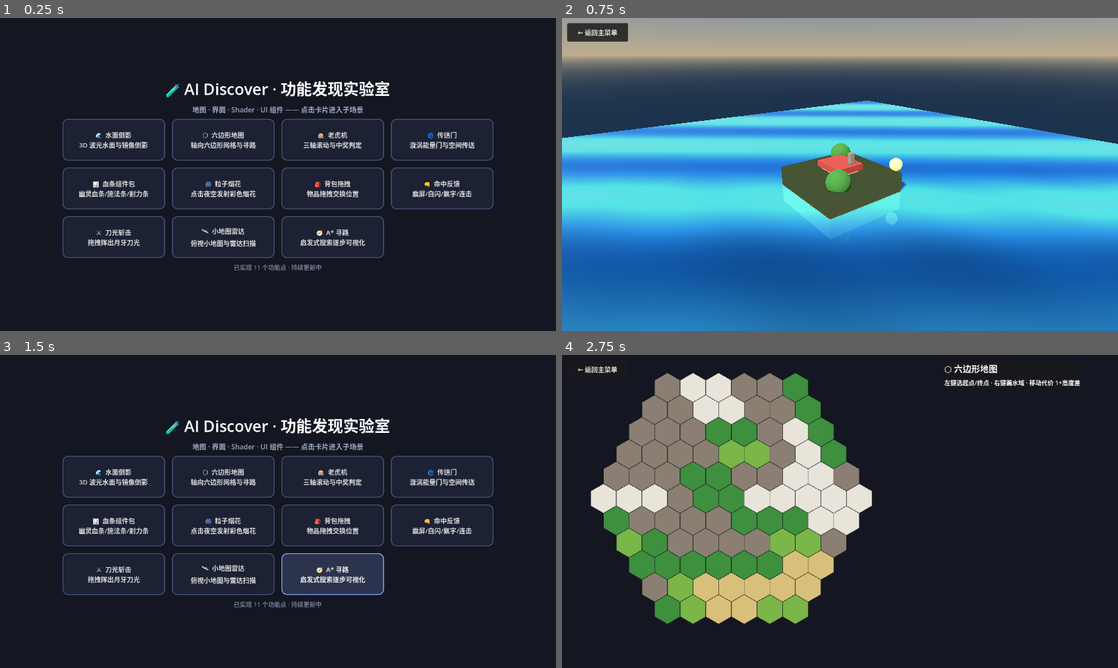
Above: before the commit, frames 1-4 (two rows, left to right).
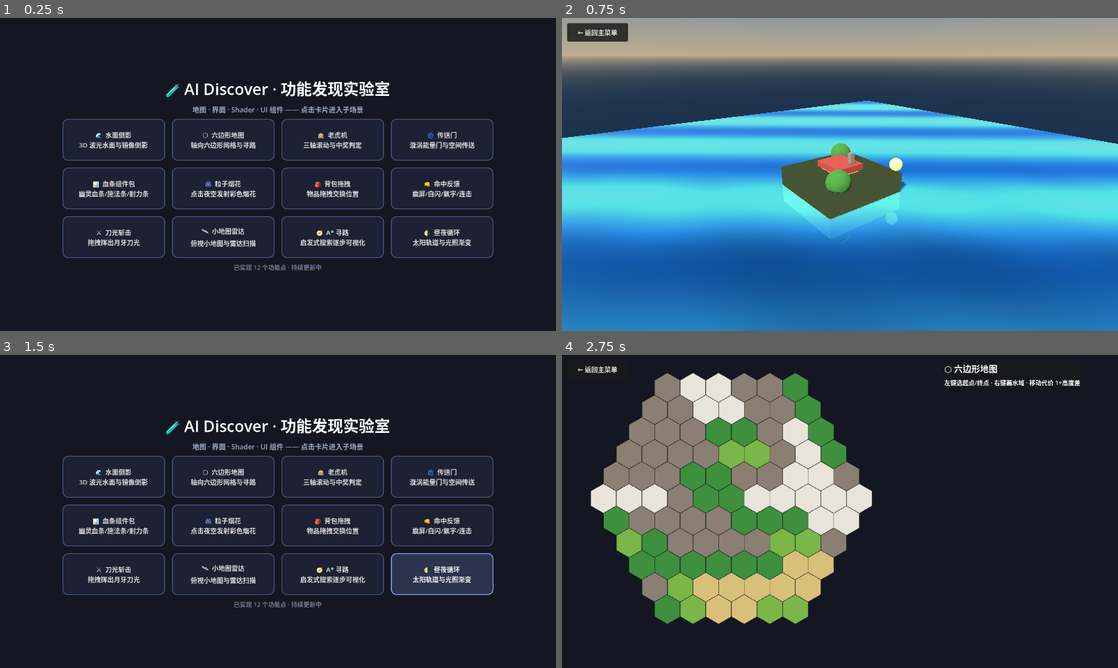
Above: after the commit, the same moments.

Repository: richardkiwilee/pyFramework
Game: Godot game, scene res://scenes/menu.tscn
Same seed, same stepped clock (60 frames per second), same inputs: the game is played once before the commit and once after it.
Inputs:
- Up to frame 1 (0.25 s): no input
- Up to frame 2 (0.75 s): click "🌊 水面倒影 3D 波光水面与镜像倒影" at 0.5 s
- Up to frame 3 (1.5 s): click "← 返回主菜单" at 1.25 s
- Up to frame 4 (2.75 s): click "⬡ 六边形地图 轴向六边形网格与寻路" at 2 s

The runs differ from the first frame. In frame 1, 0.5% of the frame differs, in the area x 46-89%, y 63-81%; in frame 2, nothing differs; in frame 3, 4.7%; in frame 4, nothing differs.

Commit message:
ai-discover: 功能12 昼夜循环——太阳轨道+天空光照渐变+夜间窗户发光
Co-Authored-By: Claude <noreply@anthropic.com>

Diff:
--- /dev/null
+++ b/ai-discover/features/daynight/daynight.gd
@@ -0,0 +1,142 @@
+extends Node3D
+## =============================================================================
+## 昼夜循环 —— 太阳轨道 + 天空/环境光/太阳色连续渐变
+## =============================================================================
+## 时间 0..1 映射为一整天：太阳沿圆周轨道运行，
+##   · 白天：蓝色天空、白色阳光、明亮环境光；
+##   · 日出日落：低角度暖橙阳光；
+##   · 夜晚：深蓝夜空、微弱月光、小屋窗户亮起自发光。
+## UI：时间滑杆（0~1 可拖动）+ 播放/暂停 + 当前时刻。
+## =============================================================================
+
+const NIGHT_SKY_TOP := Color(0.02, 0.03, 0.10)
+const DAY_SKY_TOP := Color(0.30, 0.55, 0.90)
+const NIGHT_SKY_HORIZON := Color(0.06, 0.07, 0.14)
+const DAY_SKY_HORIZON := Color(0.78, 0.82, 0.92)
+
+var _time_of_day := 0.3    # 0..1（0.25 ≈ 清晨）
+var _playing := true
+const DAY_SPEED := 0.04    # 每秒推进 4% → 25 秒一整天
+
+@onready var sun: DirectionalLight3D = $Sun
+@onready var env: WorldEnvironment = $WorldEnvironment
+@onready var slider: HSlider = $CanvasLayer/Bar/Slider
+@onready var play_btn: Button = $CanvasLayer/Bar/PlayBtn
+@onready var time_label: Label = $CanvasLayer/Bar/TimeLabel
+@onready var windows_mats: Array = []
+
+
+func _ready() -> void:
+	_build_scene()
+	slider.value_changed.connect(func(v: float) -> void: _time_of_day = v)
+	play_btn.pressed.connect(func() -> void: _playing = not _playing)
+	_apply_time()
+
+
+## 场景：地面 + 小屋（带夜光窗户）+ 树 + 栅栏
+func _build_scene() -> void:
+	var ground := MeshInstance3D.new()
+	var plane := PlaneMesh.new()
+	plane.size = Vector2(40, 40)
+	ground.mesh = plane
+	var gm := StandardMaterial3D.new()
+	gm.albedo_color = Color(0.30, 0.38, 0.26)
+	ground.material_override = gm
+	add_child(ground)
+
+	# 小屋
+	var wall := MeshInstance3D.new()
+	var bm := BoxMesh.new()
+	bm.size = Vector3(3.2, 2.2, 2.6)
+	wall.mesh = bm
+	var wm := StandardMaterial3D.new()
+	wm.albedo_color = Color(0.72, 0.58, 0.40)
+	wall.material_override = wm
+	add_child(wall)
+	wall.position = Vector3(0, 1.1, 0)
+	var roof := MeshInstance3D.new()
+	var rm := BoxMesh.new()
+	rm.size = Vector3(3.6, 0.5, 3.0)
+	roof.mesh = rm
+	var rmat := StandardMaterial3D.new()
+	rmat.albedo_color = Color(0.55, 0.22, 0.18)
+	roof.material_override = rmat
+	add_child(roof)
+	roof.position = Vector3(0, 2.45, 0)
+
+	# 夜光窗户（两个发光方块，夜晚 energy 升高）
+	for wx in [-0.9, 0.9]:
+		var win := MeshInstance3D.new()
+		var wmesh := BoxMesh.new()
+		wmesh.size = Vector3(0.7, 0.6, 0.1)
+		win.mesh = wmesh
+		var wmat := StandardMaterial3D.new()
+		wmat.albedo_color = Color(1.0, 0.85, 0.5)
+		wmat.emission_enabled = true
+		wmat.emission = Color(1.0, 0.8, 0.4)
+		win.material_override = wmat
+		add_child(win)
+		win.position = Vector3(wx, 1.3, 1.31)
+		windows_mats.append(wmat)
+
+	# 树 ×3
+	for pos in [Vector3(-5, 0, -2), Vector3(4.5, 0, -4), Vector3(-3.5, 0, 4.5)]:
+		var trunk := MeshInstance3D.new()
+		var tm := CylinderMesh.new()
+		tm.height = 2.0
+		tm.top_radius = 0.14
+		tm.bottom_radius = 0.24
+		trunk.mesh = tm
+		var tmat := StandardMaterial3D.new()
+		tmat.albedo_color = Color(0.40, 0.28, 0.18)
+		trunk.material_override = tmat
+		add_child(trunk)
+		trunk.position = pos + Vector3(0, 1.0, 0)
+		var crown := MeshInstance3D.new()
+		var cm := SphereMesh.new()
+		cm.radius = 1.0
+		cm.height = 2.0
+		crown.mesh = cm
+		var cmat := StandardMaterial3D.new()
+		cmat.albedo_color = Color(0.20, 0.42, 0.18)
+		crown.material_override = cmat
+		add_child(crown)
+		crown.position = pos + Vector3(0, 2.6, 0)
+
+
+func _process(delta: float) -> void:
+	if _playing:
+		_time_of_day = fposmod(_time_of_day + DAY_SPEED * delta, 1.0)
+		slider.set_value_no_signal(_time_of_day)
+	_apply_time()
+	time_label.text = "🕐 %02d:%02d" % [int(_time_of_day * 24.0), int(fposmod(_time_of_day * 24.0, 1.0) * 60.0)]
+	play_btn.text = "⏸ 暂停" if _playing else "▶ 播放"
+
+
+## 按当前时间推太阳、天空与光照
+func _apply_time() -> void:
+	var a := _time_of_day * TAU
+	# 太阳沿轨道运行（elev > 0 = 白天）
+	sun.position = Vector3(cos(a) * 20.0, sin(a) * 20.0, 6.0)
+	sun.look_at(Vector3.ZERO)
+	var elev: float = sin(a)
+
+	var day_f := smoothstep(-0.12, 0.28, elev)          # 白天因子
+	var sunset_f := smoothstep(0.4, 0.06, absf(elev))   # 低角度 = 暖橙
+
+	var sky_mat: ProceduralSkyMaterial = env.environment.sky.sky_material
+	sky_mat.sky_top_color = NIGHT_SKY_TOP.lerp(DAY_SKY_TOP, day_f)
+	sky_mat.sky_horizon_color = NIGHT_SKY_HORIZON.lerp(DAY_SKY_HORIZON, day_f)
+	sky_mat.ground_bottom_color = NIGHT_SKY_HORIZON.lerp(Color(0.2, 0.24, 0.2), day_f)
+	sky_mat.ground_horizon_color = NIGHT_SKY_HORIZON.lerp(DAY_SKY_HORIZON, day_f)
+
+	sun.light_color = Color(0.14, 0.17, 0.3).lerp(Color(1.0, 0.97, 0.9), day_f)
+	sun.light_color = sun.light_color.lerp(Color(1.0, 0.55, 0.3), sunset_f * (1.0 - day_f * 0.4))
+	sun.light_energy = lerpf(0.04, 1.35, day_f)
+
+	env.environment.ambient_light_color = Color(0.10, 0.12, 0.20).lerp(Color(0.52, 0.56, 0.66), day_f)
+	env.environment.ambient_light_energy = lerpf(0.4, 1.0, day_f)
+
+	# 窗户夜晚发光
+	for wm in windows_mats:
+		wm.emission_energy_multiplier = lerpf(0.05, 2.2, 1.0 - day_f)
--- /dev/null
+++ b/ai-discover/features/daynight/daynight.tscn
@@ -0,0 +1,71 @@
+[gd_scene load_steps=7 format=3]
+
+[ext_resource type="Script" path="res://features/daynight/daynight.gd" id="1_main"]
+[ext_resource type="PackedScene" path="res://scenes/back_button.tscn" id="2_back"]
+
+[sub_resource type="ProceduralSkyMaterial" id="sky_mat"]
+sky_top_color = Color(0.3, 0.55, 0.9, 1)
+sky_horizon_color = Color(0.78, 0.82, 0.92, 1)
+ground_bottom_color = Color(0.2, 0.24, 0.2, 1)
+ground_horizon_color = Color(0.78, 0.82, 0.92, 1)
+
+[sub_resource type="Sky" id="Sky_1"]
+sky_material = SubResource("sky_mat")
+
+[sub_resource type="Environment" id="Environment_1"]
+background_mode = 2
+sky = SubResource("Sky_1")
+ambient_light_source = 2
+ambient_light_color = Color(0.52, 0.56, 0.66, 1)
+
+[node name="DayNight" type="Node3D"]
+script = ExtResource("1_main")
+
+[node name="WorldEnvironment" type="WorldEnvironment" parent="."]
+environment = SubResource("Environment_1")
+
+[node name="Sun" type="DirectionalLight3D" parent="."]
+position = Vector3(14, 10, 6)
+shadow_enabled = true
+
+[node name="Camera3D" type="Camera3D" parent="."]
+position = Vector3(0, 7.5, 12.5)
+rotation = Vector3(-0.5, 0, 0)
+fov = 58.0
+
+[node name="CanvasLayer" type="CanvasLayer" parent="."]
+
+[node name="Bar" type="HBoxContainer" parent="CanvasLayer"]
+offset_left = 400.0
+offset_top = 674.0
+offset_right = 880.0
+offset_bottom = 716.0
+theme_override_constants/separation = 12
+
+[node name="Slider" type="HSlider" parent="CanvasLayer/Bar"]
+layout_mode = 2
+size_flags_horizontal = 3
+max_value = 1.0
+step = 0.001
+value = 0.3
+
+[node name="PlayBtn" type="Button" parent="CanvasLayer/Bar"]
+layout_mode = 2
+custom_minimum_size = Vector2(90, 36)
+text = "⏸ 暂停"
+
+[node name="TimeLabel" type="Label" parent="CanvasLayer/Bar"]
+layout_mode = 2
+custom_minimum_size = Vector2(80, 36)
+theme_override_font_sizes/font_size = 16
+text = "🕐 07:12"
+
+[node name="HintLabel" type="Label" parent="CanvasLayer"]
+offset_left = 16.0
+offset_top = 690.0
+offset_right = 900.0
+offset_bottom = 716.0
+theme_override_font_sizes/font_size = 15
+text = "🌗 拖动滑杆切换时刻 · 25 秒循环一整天 · 注意夜晚窗户亮灯"
+
+[node name="BackButton" parent="CanvasLayer" instance=ExtResource("2_back")]
--- a/ai-discover/scripts/menu.gd
+++ b/ai-discover/scripts/menu.gd
@@ -21,6 +21,7 @@
 	{"icon": "⚔️", "name": "刀光斩击", "desc": "拖拽挥出月牙刀光", "scene": "res://features/slash/slash.tscn"},
 	{"icon": "🛰", "name": "小地图雷达", "desc": "俯视小地图与雷达扫描", "scene": "res://features/radar/radar.tscn"},
 	{"icon": "🧭", "name": "A* 寻路", "desc": "启发式搜索逐步可视化", "scene": "res://features/astar/astar.tscn"},
+	{"icon": "🌗", "name": "昼夜循环", "desc": "太阳轨道与光照渐变", "scene": "res://features/daynight/daynight.tscn"},
 ]
 
 @onready var grid: GridContainer = $CenterBox/VBox/Grid
